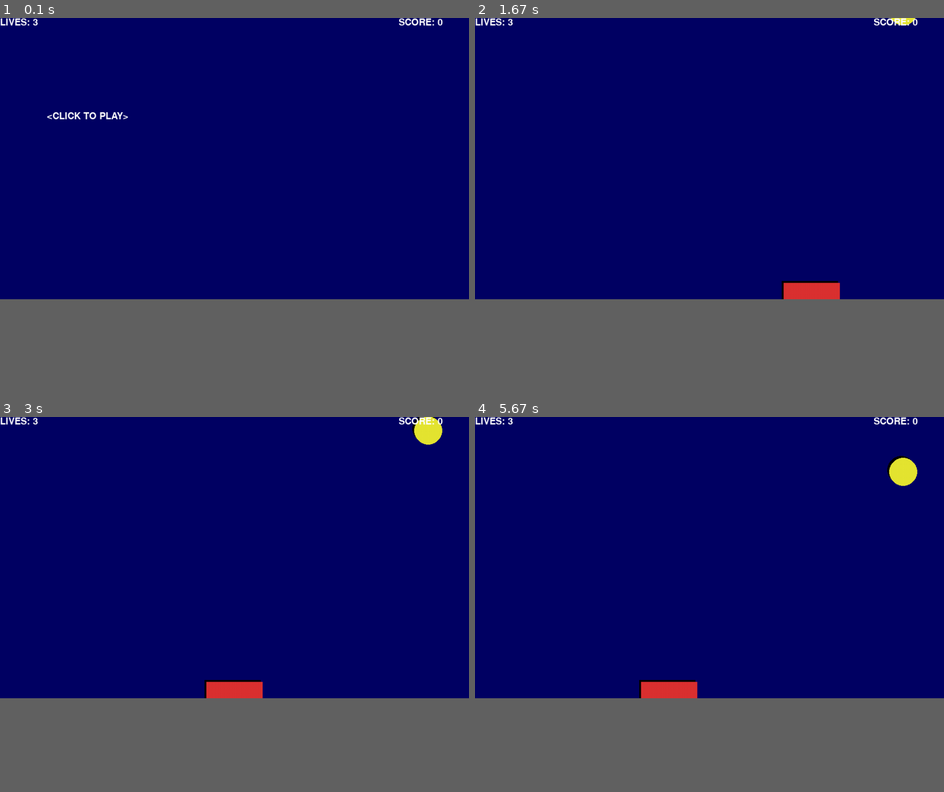
Above: before the commit, frames 1-4 (two rows, left to right).
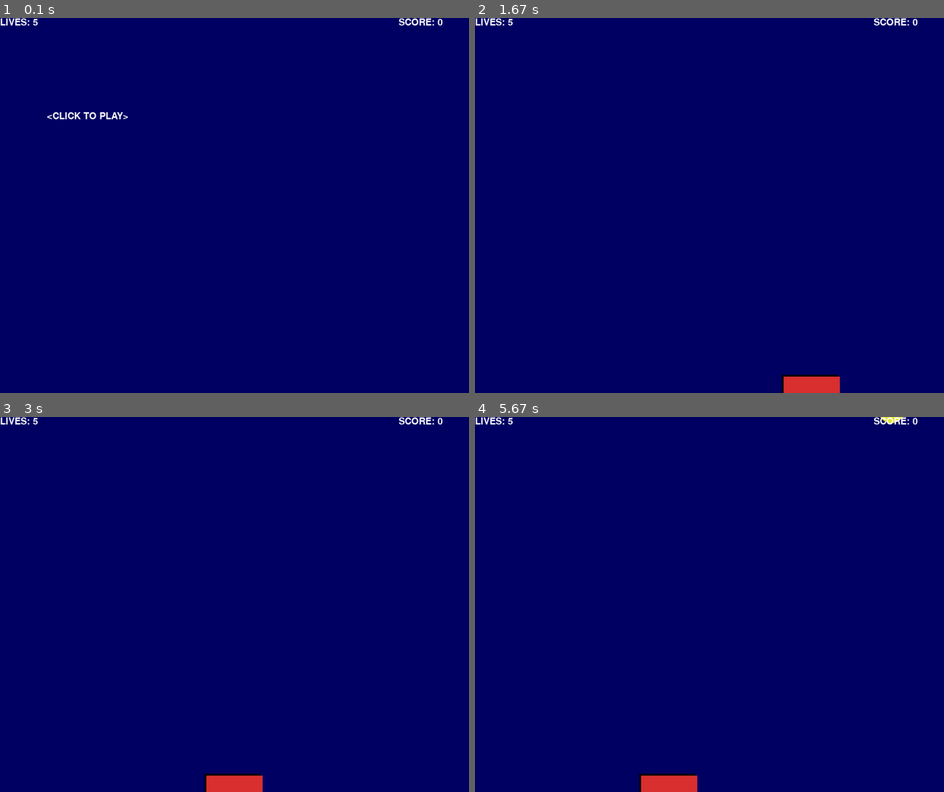
Above: after the commit, the same moments.

Repository: DeepNoceans/PythonPrograms
Game: pygame game, started from Pygame!/L3Cs/bombcatcher2.py
Two runs of this game, one before a commit and one after it. Both use one fixed random seed, a clock stepped at 60 frames per second and the inputs below.
Inputs (mouse positions are in pixels of both pictures, inside the frame that each line leads up to):
- Up to frame 1 (0.1 s): no input
- Up to frame 2 (1.67 s): press the mouse at (596, 209) at 0.37 s; move the mouse to (676, 246) at 0.47 s; release the mouse at (756, 288) at 0.6 s; press the mouse at (596, 209) at 0.7 s; move the mouse to (573, 164) at 0.8 s; release the mouse at (550, 115) at 0.93 s; press the mouse at (596, 209) at 1.03 s; move the mouse to (578, 171) at 1.13 s; release the mouse at (559, 134) at 1.27 s; press the mouse at (596, 209) at 1.37 s; move the mouse to (690, 194) at 1.47 s; release the mouse at (784, 183) at 1.6 s
- Up to frame 3 (3 s): press the mouse at (121, 608) at 1.7 s; move the mouse to (178, 675) at 1.8 s; release the mouse at (239, 743) at 1.93 s; press the mouse at (121, 608) at 2.03 s; move the mouse to (201, 548) at 2.13 s; release the mouse at (286, 492) at 2.27 s; press the mouse at (121, 608) at 2.37 s; move the mouse to (192, 653) at 2.47 s; release the mouse at (267, 698) at 2.6 s; press the mouse at (121, 608) at 2.7 s; move the mouse to (164, 548) at 2.8 s; release the mouse at (206, 492) at 2.93 s
- Up to frame 4 (5.67 s): press the mouse at (596, 608) at 3.03 s; move the mouse to (671, 574) at 3.13 s; release the mouse at (751, 540) at 3.27 s; press the mouse at (596, 608) at 3.37 s; move the mouse to (657, 668) at 3.47 s; release the mouse at (718, 732) at 3.6 s; press the mouse at (596, 608) at 3.7 s; move the mouse to (573, 668) at 3.8 s; release the mouse at (545, 728) at 3.93 s; press the mouse at (596, 608) at 4.03 s; move the mouse to (578, 627) at 4.13 s; release the mouse at (559, 642) at 4.27 s; press the mouse at (596, 608) at 4.37 s; move the mouse to (686, 604) at 4.47 s; release the mouse at (779, 604) at 4.6 s; press the mouse at (596, 608) at 4.7 s; move the mouse to (676, 649) at 4.8 s; release the mouse at (756, 690) at 4.93 s; press the mouse at (596, 608) at 5.03 s; move the mouse to (611, 563) at 5.13 s; release the mouse at (629, 522) at 5.27 s; press the mouse at (596, 608) at 5.37 s; move the mouse to (620, 645) at 5.47 s; release the mouse at (639, 687) at 5.6 s
In our replay, the window is 900x540 before the commit and 900x720 after it. These sizes can differ from the game's own. Grey fills any space a smaller window leaves; there, only what the larger window draws over its background counts as a difference.

The runs differ from the first frame. In frame 1, less than 0.1% of the frame differs, in the area x 7-9%, y 0-2%; in frame 2, 1.3%; in frame 3, 1.6%; in frame 4, 1.7%, in the area x 7-95%, y 0-100%.

Commit message:
bbbbbbbb
nbc

Diff:
--- a/Pygame!/L3Cs/bombcatcher2.py
+++ b/Pygame!/L3Cs/bombcatcher2.py
@@ -12,10 +12,10 @@
     imgText = font.render(text, True, color)
     screen.blit(imgText, (x, y))
 
-
+#what the bruh is this
 #main program begins
 pygame.init()
-screen = pygame.display.set_mode((1000, 600))
+screen = pygame.display.set_mode((1000, 800))
 pygame.display.set_caption("Bomb Catching Game 2 ")
 font1 = pygame.font.Font(None, 30)
 pygame.mouse.set_visible(False)
@@ -25,25 +25,26 @@
 yellow = 230, 230, 50
 black = 0, 0, 0
 
+orange = 255, 120, 0
 
 cyan = 0, 255, 255
 purple = 255, 0, 255
 green = 0, 255, 0
 
-lives = 3
+lives = 5
 score = 0
 clock_start = 0
 game_over = True
 mouse_x = mouse_y = 0
 
 pos_x = 250
-pos_y = 565
-
-bomb_x = random.randint(0, 1000)
-bomb_x1 = random.randint(0, 1000)
-bomb_x2 = random.randint(0, 1000)
-bomb_x3 = random.randint(0, 1000)
-bomb_x4 = random.randint(0, 1000)
+pos_y = 765
+
+bomb_x =  random.randint(30, 970)
+bomb_x1 = random.randint(30, 970)
+bomb_x2 = random.randint(30, 970)
+bomb_x3 = random.randint(30, 970)
+bomb_x4 = random.randint(30, 970)
 
 # bomb_x = 250
 # bomb_x1 =250
@@ -53,14 +54,17 @@
 
 
 
-bomb_y = -50
-bomb_y1 = -250
-bomb_y2 = -450
-bomb_y3 = -650
-# bomb_y4 = -850
-
-vel_y = .55
-
+bomb_y = -200
+bomb_y1 = -400
+bomb_y2 = -600
+bomb_y3 = -800
+
+bomb_y4 = -1000
+bomb_y5 = -2000
+
+
+vel_y = .6
+vel_x = 1
 #repeating loop
 while True:
     for event in pygame.event.get():
@@ -72,7 +76,7 @@
         elif event.type == MOUSEBUTTONUP:
             if game_over:
                 game_over = False
-                lives = 3
+                lives = 5
                 score = 0
 
     keys = pygame.key.get_pressed()
@@ -83,19 +87,34 @@
 
     if game_over:
         print_text(font1, 100, 200, "<CLICK TO PLAY>")
+
+        bomb_y = -200
+        bomb_y1 = -400
+        bomb_y2 = -600
+        bomb_y3 = -800
+
+        bomb_y4 = -1000
+
+        bomb_y5 = -1000
+        bomb_x5 = random.randint(2, 990)
+
     else:
         #move the bomb
         bomb_y += vel_y
         bomb_y1 += vel_y
         bomb_y2 += vel_y
-        # bomb_y3 += vel_y
-        # bomb_y4 += vel_y
-
+        bomb_y3 += vel_y
+        bomb_y4 += (vel_y/4)
+        bomb_y5 += (vel_y/6)
+        bomb_x5 += vel_x
+
+        if bomb_x5 > 980 or bomb_x5 < 20:
+            vel_x = -vel_x
         #    0
 
         #has the player missed the bomb?
-        if bomb_y > 600:
-            bomb_x = random.randint(0, 1000)
+        if bomb_y > 800:
+            bomb_x = random.randint(30, 970)
             # bomb_x = 250
 
             bomb_y = -50
@@ -108,7 +127,7 @@
             if bomb_x > pos_x and bomb_x < pos_x + 120:
                 score += 10
 
-                bomb_x = random.randint(0, 1000)
+                bomb_x = random.randint(30, 970)
                 # bomb_x = 250
 
                 bomb_y = -50
@@ -117,22 +136,23 @@
 
         #     1
 
-        if bomb_y1 > 600:
-            bomb_x1 = random.randint(0, 1000)
+        if bomb_y1 > 800:
+            bomb_x1 = random.randint(30, 970)
             # bomb_x1 = 250
 
             bomb_y1 = -50
 
+
             lives -= 1
             if lives == 0:
                 game_over = True
 
         #see if player has caught the bomb
         elif bomb_y1 > pos_y:
-            if bomb_x1 > pos_x and bomb_x1 < pos_x + 200:
-                score += 10
-
-                bomb_x1 = random.randint(0, 1000)
+            if bomb_x1 > pos_x and bomb_x1 < pos_x + 120:
+                score += 10
+
+                bomb_x1 = random.randint(30, 970)
                 # bomb_x1 = 250
 
                 bomb_y1 = -50
@@ -140,8 +160,8 @@
 
         #     2
 
-        if bomb_y2 > 600:
-            bomb_x2 = random.randint(0, 1000)
+        if bomb_y2 > 800:
+            bomb_x2 = random.randint(30, 970)
             # bomb_x2 = 250
 
             bomb_y2 = -50
@@ -152,73 +172,95 @@
 
         #see if player has caught the bomb
         elif bomb_y2 > pos_y:
-            if bomb_x2 > pos_x and bomb_x2 < pos_x + 200:
-                score += 10
-
-                bomb_x2 = random.randint(0, 1000)
+            if bomb_x2 > pos_x and bomb_x2 < pos_x + 120:
+                score += 10
+
+                bomb_x2 = random.randint(30, 970)
                 # bomb_x2 = 250
 
                 bomb_y2 = -50
 
 
 
-        #     3
-
-        # if bomb_y3 > 600:
-        #     bomb_x3 = random.randint(0, 1000)
-        #     # # bomb_x3 = 250
-
-        #     bomb_y3 = -50
-        #     lives -= 1
-        #     if lives == 0:
-        #         game_over = True
-
-        # #see if player has caught the bomb
-        # elif bomb_y3 > pos_y:
-        #     if bomb_x3 > pos_x and bomb_x3 < pos_x + 200:
-        #         score += 10
-
-        #         bomb_x3 = random.randint(0, 1000)
-        #         # bomb_x3 = 250
-
-        #         bomb_y3 = -50
+            #3
+
+        if bomb_y3 > 800:
+            bomb_x3 = random.randint(30, 970)
+            # # bomb_x3 = 250
+
+            bomb_y3 = -50
+            lives -= 1
+            if lives == 0:
+                game_over = True
+
+        #see if player has caught the bomb
+        elif bomb_y3 > pos_y:
+            if bomb_x3 > pos_x and bomb_x3 < pos_x + 120:
+                score += 10
+
+                bomb_x3 = random.randint(30, 970)
+                # bomb_x3 = 250
+
+                bomb_y3 = -50
 
 
 
          #     4
 
-        # if bomb_y4 > 600:
-        #     bomb_x4 = random.randint(0, 1000)
-        #     # bomb_x4 = 250
-
-        #     bomb_y4 = -50
-        #     lives -= 1
-        #     if lives == 0:
-        #         game_over = True
-
-        # #see if player has caught the bomb
-        # elif bomb_y4 > pos_y:
-        #     if bomb_x4 > pos_x and bomb_x4 < pos_x + 200:
-        #         score += 10
-
-        #         bomb_x4 = random.randint(0, 1000)
-        #         # bomb_x4 = 250
-
-        #         bomb_y4 = -50
-
-
-
-        #draw the bomb
+        if bomb_y4 > 800:
+            bomb_x4 = random.randint(250, 750)
+            # bomb_x4 = 250
+
+            bomb_y4 = -200
+            lives -= 1
+            if lives == 0:
+                game_over = True
+
+        #see if player has caught the bomb
+        elif bomb_y4 > pos_y - 20:
+            if bomb_x4 > pos_x and bomb_x4 < pos_x + 120:
+                score += 20
+
+                bomb_x4 = random.randint(250, 750)
+                # bomb_x4 = 250
+
+                bomb_y4 = -200
+
+         #     5
+
+        if bomb_y5 > 800:
+            bomb_x5 = random.randint(0, 1000)
+            # bomb_x5 = 250
+
+            bomb_y5 = -1000
+
+            if lives == 1:
+                game_over = True
+
+        #see if player has caught the bomb
+        elif bomb_y5 > pos_y - 20:
+            if bomb_x5 > pos_x and bomb_x5 < pos_x + 120:
+                score += 100
+
+                bomb_x5 = random.randint(0, 1000)
+                # bomb_x5 = 250
+
+                bomb_y5 = -2000
+
+
+        # draw the bomb
         pygame.draw.circle(screen, black, (bomb_x-4, int(bomb_y)-4), 30, 0)
         pygame.draw.circle(screen, yellow, (bomb_x, int(bomb_y)), 30, 0)
         pygame.draw.circle(screen, black, (bomb_x1-4, int(bomb_y1)-4), 30, 0)
         pygame.draw.circle(screen, red, (bomb_x1, int(bomb_y1)), 30, 0)
         pygame.draw.circle(screen, black, (bomb_x2-4, int(bomb_y2)-4), 30, 0)
         pygame.draw.circle(screen, green, (bomb_x2, int(bomb_y2)), 30, 0)
-        # pygame.draw.circle(screen, black, (bomb_x3-4, int(bomb_y3)-4), 30, 0)
-        # pygame.draw.circle(screen, cyan, (bomb_x3, int(bomb_y3)), 30, 0)
-        # pygame.draw.circle(screen, black, (bomb_x4-4, int(bomb_y4)-4), 30, 0)
-        # pygame.draw.circle(screen, purple, (bomb_x4, int(bomb_y4)), 30, 0)
+        pygame.draw.circle(screen, black, (bomb_x3-4, int(bomb_y3)-4), 30, 0)
+        pygame.draw.circle(screen, cyan, (bomb_x3, int(bomb_y3)), 30, 0)
+        pygame.draw.circle(screen, black, (bomb_x4-4, int(bomb_y4)-4), 40, 0)
+        pygame.draw.circle(screen, purple, (bomb_x4, int(bomb_y4)), 40, 0)
+        pygame.draw.circle(screen, black, (bomb_x5-4, int(bomb_y5)-4), 20, 0)
+        pygame.draw.circle(screen, orange, (bomb_x5, int(bomb_y5)), 20, 0)
         #set basket position
         pos_x = mouse_x
         if pos_x < 0:
